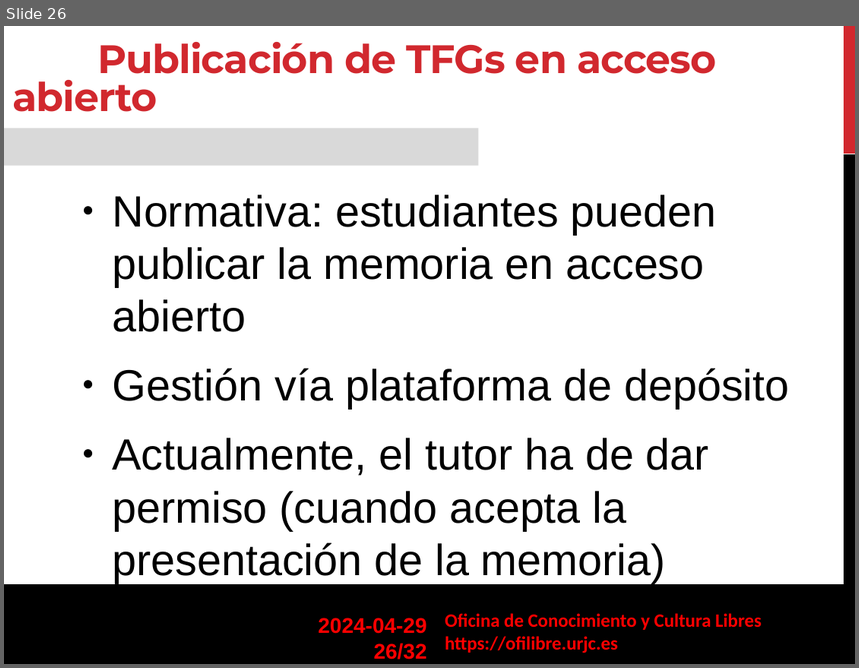
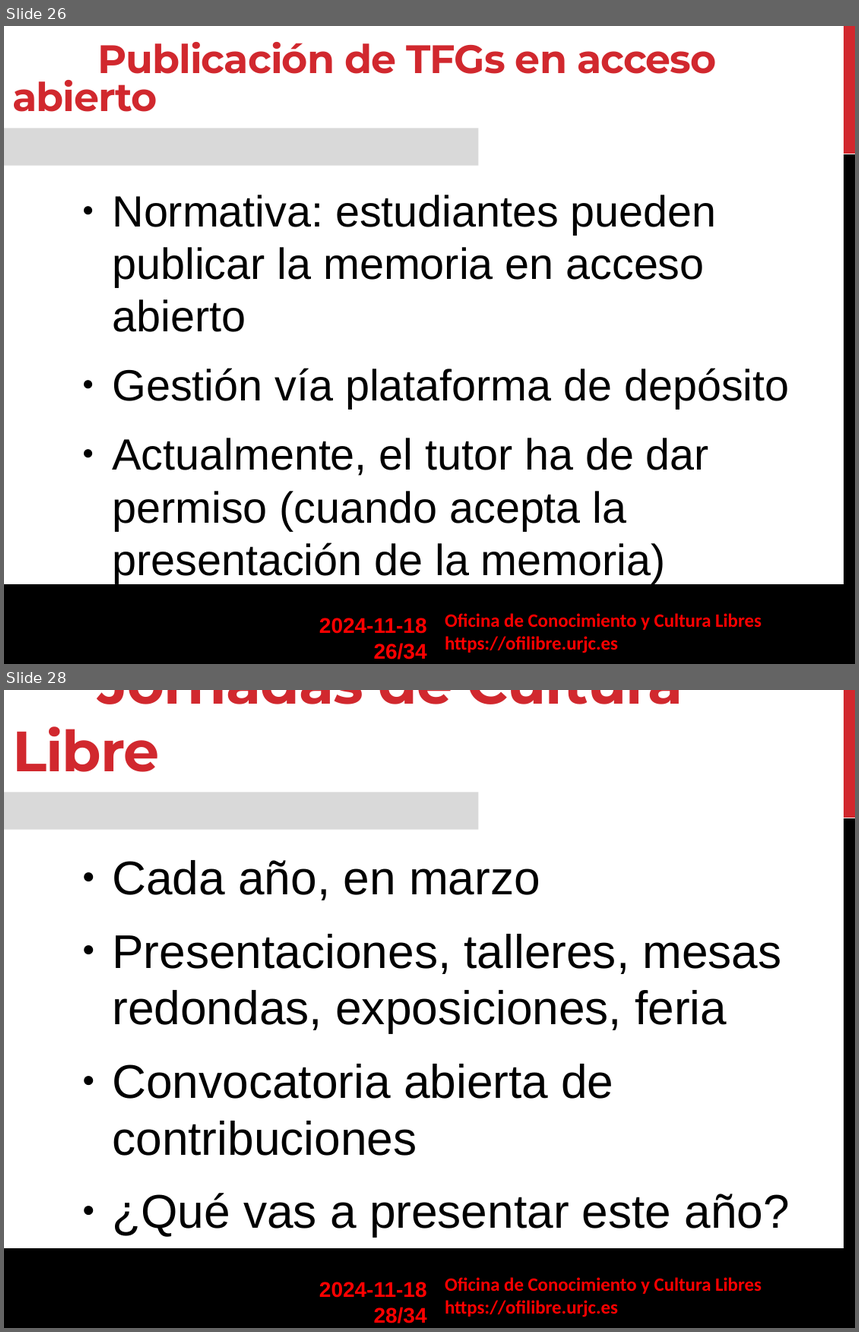
Before and after one commit to roberto-red/ofilibre, a slide deck: static/transpas/ofilibre/Ofilibre-presentacion.odp. Shown one above the other, each under a label of ours: slide 26 before the commit, slides 26 and 28 after it; the slides between them are not shown. The pictures are 859x668 and 859x1332 pixels, drawn with LibreOffice and Linux fonts; fonts in the diff are those of the drawing; background and template pictures are left out. Boxes give left, top, right and bottom in pixels: in the first picture for what was removed or moved away, otherwise in the second. Text is boxed around its words. In the diff, an @@ line names an element or a change of style, - is before the commit and + after.

Commit message:
Actualización de la presentación de la OfiLibre

```diff
--- a/static/transpas/ofilibre/Ofilibre-presentacion.odp
+++ b/static/transpas/ofilibre/Ofilibre-presentacion.odp
@@ slide 28 added at box(4, 690, 855, 1328), background #FFFFFF; not listed: 6 template elements that a slide beside it also shows @@
@@ text added at box(12, 690, 683, 772), 48 pt, text #D1282E, bold @@
+Jornadas de Cultura Libre
@@ text added at box(113, 860, 790, 1236), 40 pt, text #000000 @@
+● Cada año, en marzo
+● Presentaciones, talleres, mesas redondas, exposiciones, feria
+● Convocatoria abierta de contribuciones
+● ¿Qué vas a presentar este año?
@@ text at box(319, 618, 427, 660): text changed @@
-2024-04-29
-26/32
+2024-11-18
+26/34
```
Also in this commit, not shown: 6 slides changed, 1 other slide added, 1 other file.
